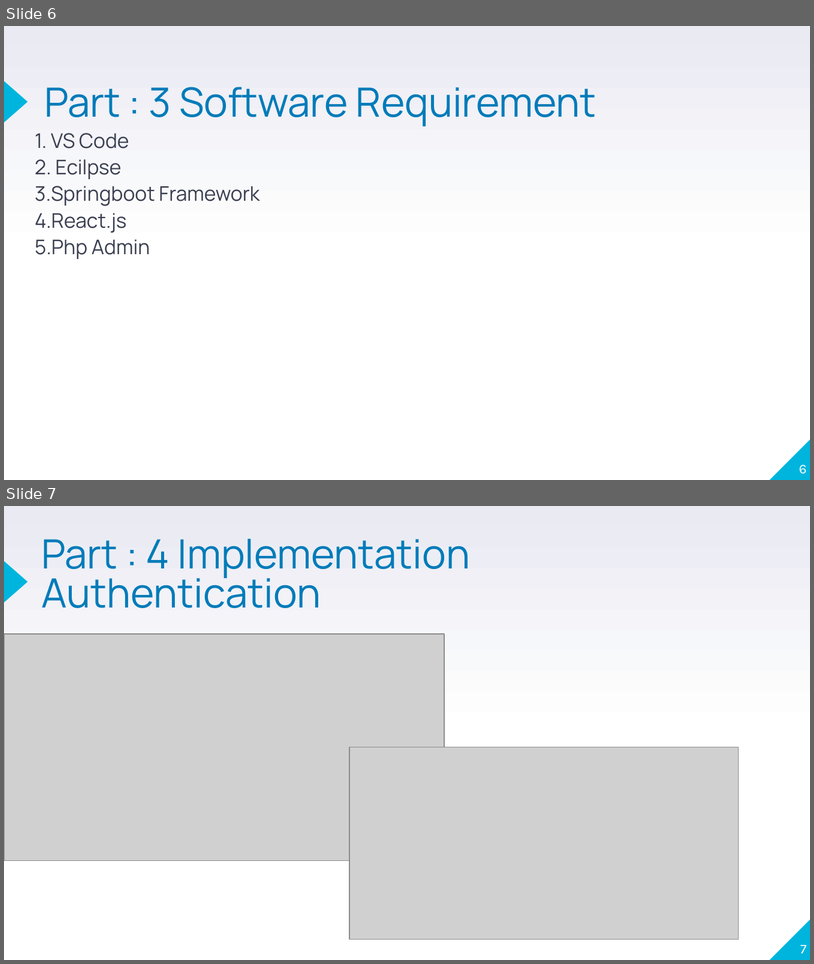
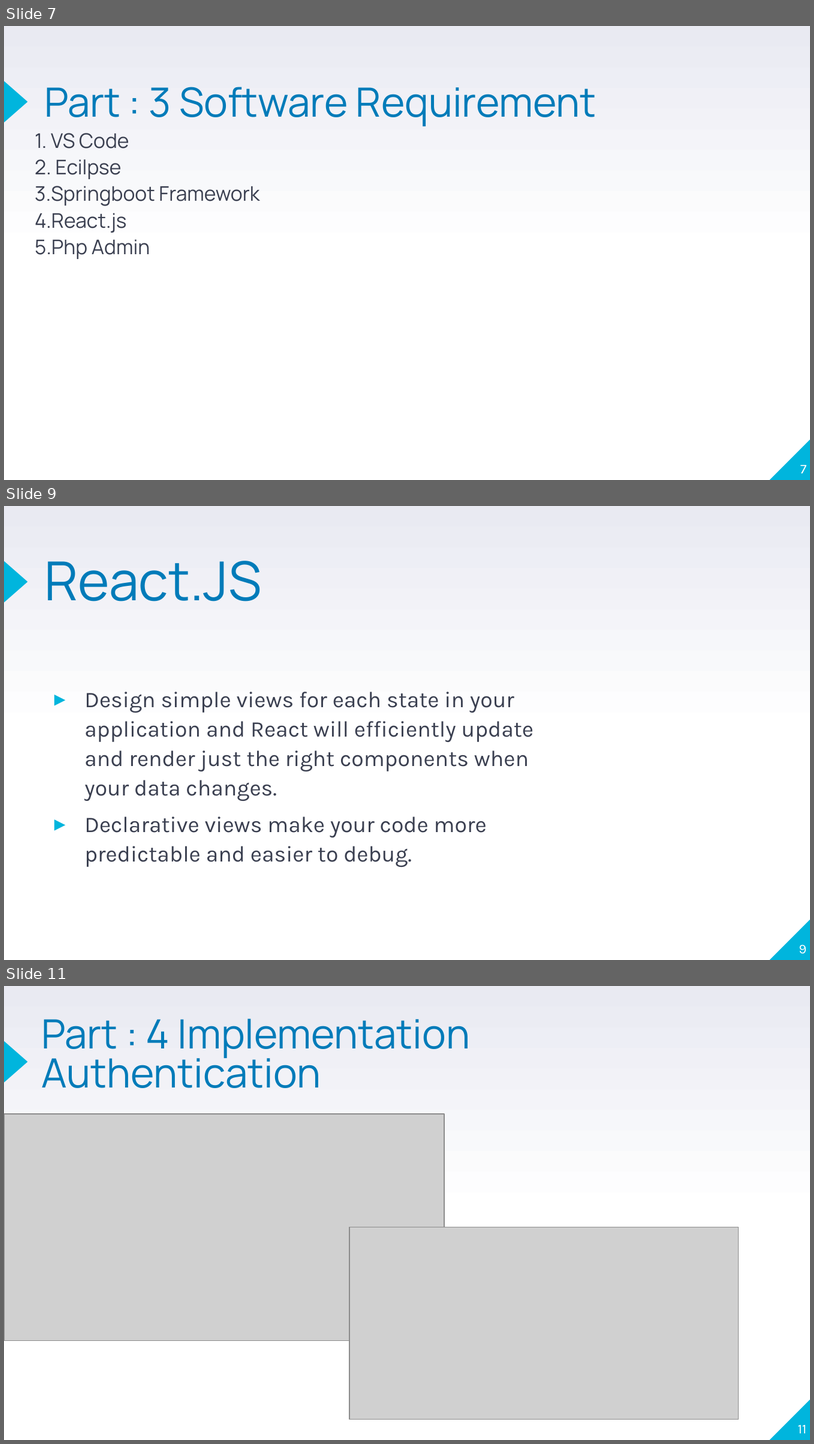
Before and after one commit to mitee163/CIS634_FinalProject_TSM, a slide deck: Documentation/Presentation.pptx. Shown one above the other, each under a label of ours: slides 6 and 7 before the commit, slides 7, 9 and 11 after it; the slides between them are not shown. The pictures are 814x964 and 814x1444 pixels, drawn with LibreOffice and Linux fonts; fonts in the diff are those of the drawing; grey boxes stand for pictures. Boxes give left, top, right and bottom in pixels: in the first picture for what was removed or moved away, otherwise in the second. Text is boxed around its words. In the diff, an @@ line names an element or a change of style, - is before the commit and + after.

Commit message:
Final Documentation
The documents are completed. Please go through the documents and then I will submit it to the Main Directory.

```diff
--- a/Documentation/Presentation.pptx
+++ b/Documentation/Presentation.pptx
@@ slide 9 added at bbox=[4, 506, 810, 960], background gradient #FFFFFF to #E9EAF2; not listed: 2 template elements that a slide beside it also shows @@
@@ title added at bbox=[44, 561, 261, 601], 48 pt, text #007BB9 @@
+React.JS
@@ text added at bbox=[84, 691, 534, 867], 20 pt, text #3A3F50 @@
+▸ Design simple views for each state in your application and React will efficiently update and render just the right components when your data changes.
+▸ Declarative views make your code more predictable and easier to debug.
@@ page number added at bbox=[799, 944, 807, 954], 12 pt, text #FFFFFF @@
+9
@@ what was slide 6 is now slide 7 @@
@@ page number at bbox=[801, 465, 807, 473]: text changed @@
-6
+7
@@ what was slide 7 is now slide 11 @@
@@ page number at bbox=[798, 1425, 807, 1433]: text changed @@
-7
+11
```
Also in this commit, not shown: 1 slide changed, 6 other slides added, 3 other files.
